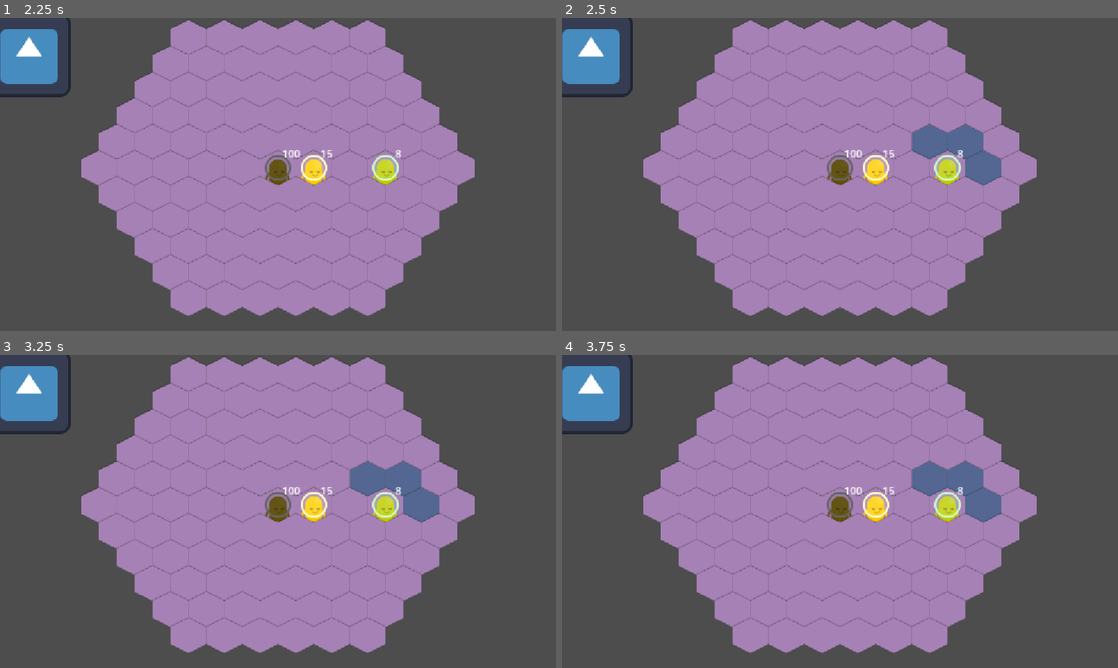
Above: before the commit, frames 1-4 (two rows, left to right).
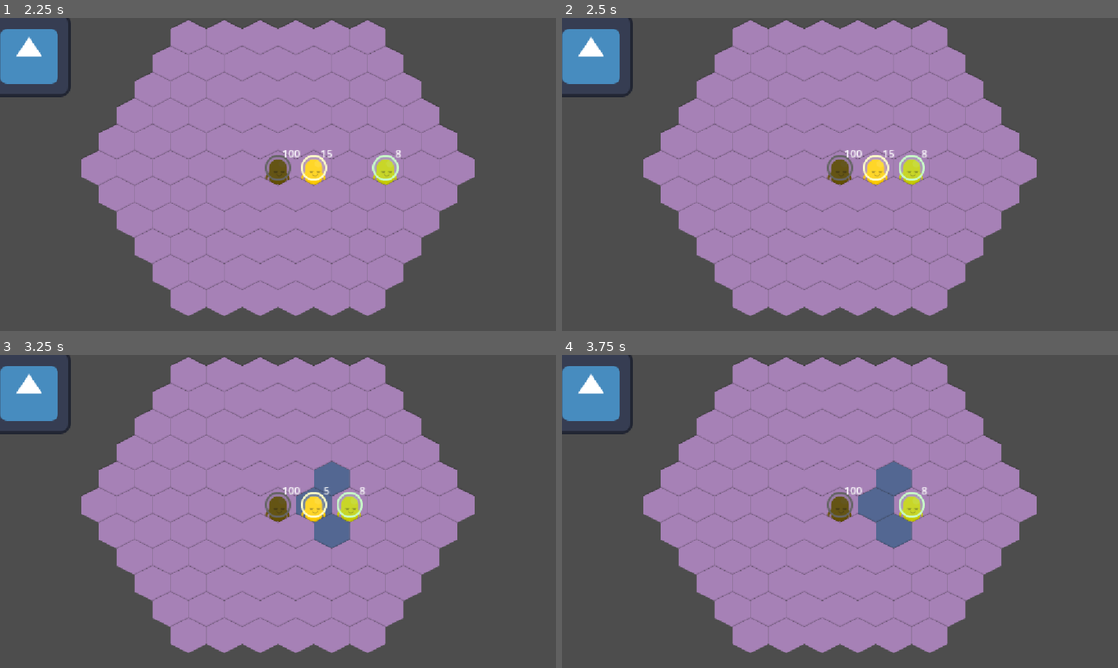
Above: after the commit, the same moments.

Repository: Couselin/sirenas2D
Game: Godot game, scene res://02_scenes/03_levels/test_scene.tscn
Same seed, same stepped clock (60 frames per second), same inputs: the game is played once before the commit and once after it. The project has no main scene, so this scene is started directly. The engine's default icon, where the game draws it, is replaced by a stand-in: a white triangle on a blue panel in a dark square.
Inputs:
- Up to frame 1 (2.25 s): tap Enter at 0.5, 2 s; hold A (test_a) 0.53-1.28 s; tap C (test_c) at 0.8, 1.35 s; tap Space at 1.25 s; tap D (test_d) at 1.55 s; hold D (test_d) from 2.03 s (still down)
- Up to frame 2 (2.5 s): keep holding D (test_d); tap E (test_e) at 2.3 s
- Up to frame 3 (3.25 s): tap Space at 2.75 s; release D (test_d) at 2.78 s; tap E (test_e) at 2.85 s; tap Q (test_q) at 3.05 s
- Up to frame 4 (3.75 s): tap Enter at 3.5 s; hold Q (test_q) from 3.53 s (still down)

Frame 1 is identical in both runs. In frame 2, 2.3% of the frame differs, in the area x 60-79%, y 33-54%; in frame 3, 3.6%; in frame 4, 3.9%, in the area x 53-79%, y 33-62%.

Commit message:
Enemy 2 move

Diff:
--- a/02_scenes/00_globals/global_board.gd
+++ b/02_scenes/00_globals/global_board.gd
@@ -94,3 +94,10 @@
 	for i in range(1, distance):
 		tiles[i-1] = tile1 + round_vector((tile2 - tile1) * 1/distance * i)
 	return tiles
+
+func tiles_in_range(tile:Vector3, range:int):
+	var tiles:Array[Vector3]
+	for i in range(-range, range+1):
+		for j in range (max(-range, -i-range),min(range+1, -i+range+1)):
+			tiles.append(Vector3(i,j,-i-j)+tile)
+	return tiles
--- a/02_scenes/01_characters_props/piece_enemy02.tscn
+++ b/02_scenes/01_characters_props/piece_enemy02.tscn
@@ -5,6 +5,7 @@
 
 [node name="Piece" unique_id=759563159 instance=ExtResource("1_ctcef")]
 script = ExtResource("2_bnrcy")
+isAlly = false
 life = 8
 damage = 10
 movementRange = 3
--- a/02_scenes/01_characters_props/piece_enemy_02.gd
+++ b/02_scenes/01_characters_props/piece_enemy_02.gd
@@ -1,7 +1,40 @@
 extends "res://02_scenes/01_characters_props/piece.gd"
 
 func move():
-	pass
+	var targetTiles = GlobalBoard.tiles_in_range(tile.coordinates,movementRange+1)
+	var targetTile:Tile = tile.get_board().get_tile(0,0,0)
+	for i in targetTiles:
+		if tile.get_board().get_tile(i.x,i.y,i.z):
+			var possibleTile:Tile = tile.get_board().get_tile(i.x,i.y,i.z)
+			if possibleTile.isOccupied == true:
+				if (possibleTile.get_piece().isAlly != isAlly) and (possibleTile.get_piece().life <= 20):
+					targetTile = possibleTile
+					break
+	for i in range(movementRange):
+		if GlobalBoard.distance_between_tiles(tile.coordinates, targetTile.coordinates) > 1:
+			var tiles = GlobalBoard.ray_between_tiles(tile.coordinates, targetTile.coordinates)
+			var tileDirection:Tile = tile.get_board().get_tile(tiles[0].x,tiles[0].y,tiles[0].z)
+			set_direction(tileDirection.coordinates - tile.coordinates)
+			var altDirections
+			if tileDirection.isOccupied:
+				for j in range(0,GlobalBoard.dirDirections.size()):
+					if GlobalBoard.dirDirections[j] == direction:
+						altDirections = [j-1, j-5]
+						break
+				var altTile = tile.coordinates + GlobalBoard.dirDirections[altDirections[0]]
+				if tile.get_board().get_tile(altTile.x,altTile.y,altTile.z).isOccupied:
+					altTile = tile.coordinates + GlobalBoard.dirDirections[altDirections[1]]
+					if tile.get_board().get_tile(altTile.x,altTile.y,altTile.z).isOccupied:
+						i = movementRange
+					else:
+						change_tile(tile.get_board().get_tile(altTile.x,altTile.y,altTile.z))
+						set_direction(GlobalBoard.dirDirections[altDirections[1]])
+				else:
+					change_tile(tile.get_board().get_tile(altTile.x,altTile.y,altTile.z))
+					set_direction(GlobalBoard.dirDirections[altDirections[0]])
+			else:
+				change_tile(tileDirection)
+			await get_tree().create_timer(Global.movementCadence).timeout
 
 func attack():
 	var targetCoordinates: Array[Vector3]
--- a/02_scenes/03_levels/test_scene.gd
+++ b/02_scenes/03_levels/test_scene.gd
@@ -18,9 +18,12 @@
 					break
 
 func _input(event: InputEvent) -> void:
+	if event.is_action_pressed("test_q"):
+		controlledPiece.attack()
 	if event.is_action_pressed("test_e"):
-		controlledPiece.attack()
-		'move(GlobalBoard.dirNorthEast)
+		controlledPiece.move()
+	'if event.is_action_pressed("test_e"):
+		move(GlobalBoard.dirNorthEast)
 	if event.is_action_pressed("test_z"):
 		move(GlobalBoard.dirSouthWest)
 	if event.is_action_pressed("test_d"):
